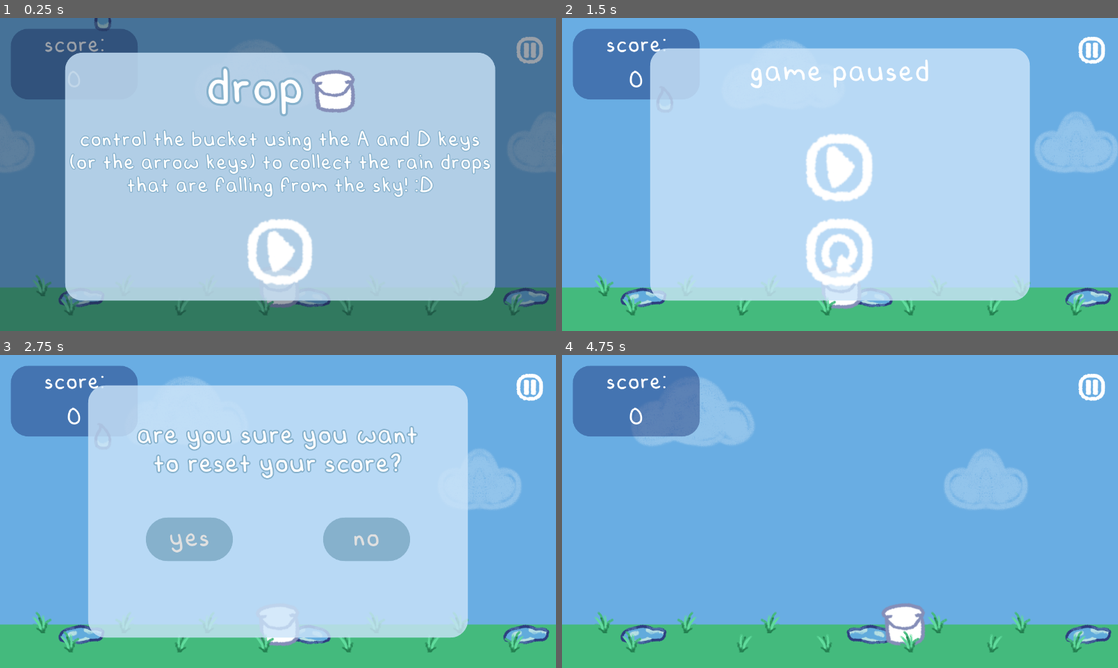
Above: before the commit, frames 1-4 (two rows, left to right).
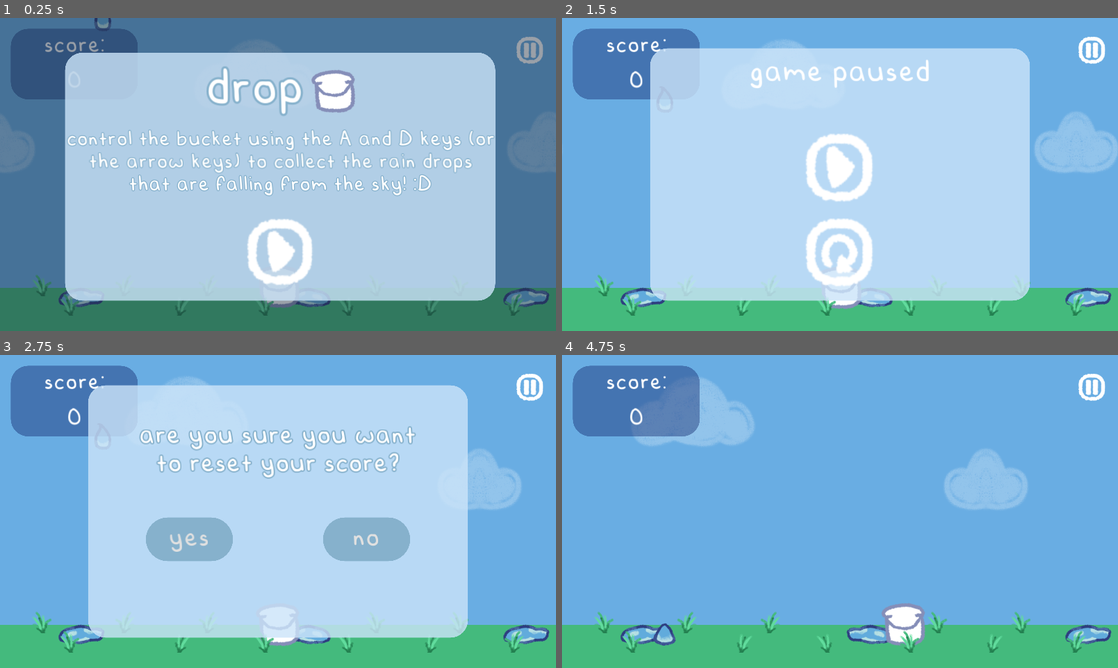
Above: after the commit, the same moments.

Repository: wutdahack/Drop
Game: Godot game, scene res://scenes/game/Game.tscn
Same seed, same stepped clock (60 frames per second), same inputs: the game is played once before the commit and once after it. Before the commit the project starts from res://scenes/Game.tscn. Sound files missing from this copy of the repository are replaced by a short silence.
Inputs (mouse positions are in pixels of both pictures, inside the frame that each line leads up to):
- Up to frame 1 (0.25 s): no input
- Up to frame 2 (1.5 s): click (840, 252) at 0.5 s; click (1090, 49) at 1.25 s
- Up to frame 3 (2.75 s): click (278, 589) at 2 s
- Up to frame 4 (4.75 s): click "yes" at 2.75 s; hold Right (move_right) 3.53-4.28 s; hold Left (move_left) from 4.28 s (still down)

The runs differ from the first frame. In frame 1, 4.7% of the frame differs, in the area x 0-100%, y 6-91%; in frame 2, 0.3%; in frame 3, 2.4%; in frame 4, 0.5%.

Commit message:
adding animations for bucket and rain drop
organised files better i think and maybe improved code readability (probably)

Diff:
--- a/project.godot
+++ b/project.godot
@@ -12,45 +12,28 @@
 "base": "KinematicBody2D",
 "class": "CollectsWater",
 "language": "GDScript",
-"path": "res://scripts/CollectsWater.gd"
-}, {
-"base": "Node2D",
-"class": "Game",
-"language": "GDScript",
-"path": "res://scripts/Game.gd"
-}, {
-"base": "Area2D",
-"class": "RainDrop",
-"language": "GDScript",
-"path": "res://scripts/RainDrop.gd"
-}, {
-"base": "Node2D",
-"class": "SkyBase",
-"language": "GDScript",
-"path": "res://scripts/SkyBase.gd"
+"path": "res://scripts/water_collectors/CollectsWater.gd"
 } ]
 _global_script_class_icons={
-"CollectsWater": "",
-"Game": "",
-"RainDrop": "",
-"SkyBase": ""
+"CollectsWater": ""
 }
 
 [application]
 
 config/name="Drop"
-run/main_scene="res://scenes/Game.tscn"
+run/main_scene="res://scenes/game/Game.tscn"
 config/icon="res://assets/textures/bucket/bucket.png"
 
 [autoload]
 
-GlobalVariables="*res://scripts/GlobalVariables.gd"
+GlobalVariables="*res://scripts/game/GlobalVariables.gd"
 
 [display]
 
 window/size/width=1280
 window/size/height=720
-window/size/resizable=false
+window/stretch/mode="2d"
+window/stretch/aspect="keep"
 
 [input]
 
--- a/scenes/Bucket.tscn
+++ /dev/null
@@ -1,19 +0,0 @@
-[gd_scene load_steps=4 format=2]
-
-[ext_resource path="res://assets/textures/bucket/bucket.png" type="Texture" id=1]
-[ext_resource path="res://scripts/Bucket.gd" type="Script" id=2]
-
-[sub_resource type="CapsuleShape2D" id=1]
-radius = 35.5
-height = 26.0
-
-[node name="Bucket" type="KinematicBody2D"]
-collision_mask = 6
-script = ExtResource( 2 )
-
-[node name="Sprite" type="Sprite" parent="."]
-texture = ExtResource( 1 )
-
-[node name="CollisionShape2D" type="CollisionShape2D" parent="."]
-rotation = 3.14159
-shape = SubResource( 1 )
--- a/scenes/RainDrop.tscn
+++ /dev/null
@@ -1,28 +0,0 @@
-[gd_scene load_steps=5 format=2]
-
-[ext_resource path="res://assets/textures/rain_drops/drop.png" type="Texture" id=1]
-[ext_resource path="res://scripts/RainDrop.gd" type="Script" id=2]
-[ext_resource path="res://assets/sounds/drop.mp3" type="AudioStream" id=3]
-
-[sub_resource type="CapsuleShape2D" id=1]
-radius = 14.0
-height = 30.0
-
-[node name="RainDrop" type="Area2D"]
-collision_layer = 2
-collision_mask = 5
-script = ExtResource( 2 )
-
-[node name="Sprite" type="Sprite" parent="."]
-texture = ExtResource( 1 )
-
-[node name="CollisionShape2D" type="CollisionShape2D" parent="."]
-rotation = 3.14159
-shape = SubResource( 1 )
-
-[node name="DropSound" type="AudioStreamPlayer" parent="."]
-stream = ExtResource( 3 )
-pitch_scale = 0.9
-
-[connection signal="body_entered" from="." to="." method="_on_RainDrop_collected"]
-[connection signal="finished" from="DropSound" to="." method="_on_DropSound_finished"]
--- /dev/null
+++ b/scenes/drops/RainDrop.tscn
@@ -0,0 +1,48 @@
+[gd_scene load_steps=11 format=2]
+
+[ext_resource path="res://assets/textures/rain_drops/drop/drop.png" type="Texture" id=1]
+[ext_resource path="res://assets/sounds/drop.mp3" type="AudioStream" id=2]
+[ext_resource path="res://assets/textures/rain_drops/drop/rain_drop_soak0004.png" type="Texture" id=3]
+[ext_resource path="res://assets/textures/rain_drops/drop/rain_drop_soak0002.png" type="Texture" id=4]
+[ext_resource path="res://assets/textures/rain_drops/drop/rain_drop_soak0003.png" type="Texture" id=5]
+[ext_resource path="res://scripts/drops/RainDrop.gd" type="Script" id=6]
+[ext_resource path="res://assets/textures/rain_drops/drop/rain_drop_soak0001.png" type="Texture" id=7]
+[ext_resource path="res://assets/textures/rain_drops/drop/rain_drop_soak0000.png" type="Texture" id=8]
+
+[sub_resource type="SpriteFrames" id=2]
+animations = [ {
+"frames": [ ExtResource( 1 ) ],
+"loop": true,
+"name": "normal",
+"speed": 10.0
+}, {
+"frames": [ ExtResource( 8 ), ExtResource( 7 ), ExtResource( 4 ), ExtResource( 5 ), ExtResource( 3 ) ],
+"loop": false,
+"name": "soak",
+"speed": 10.0
+} ]
+
+[sub_resource type="CapsuleShape2D" id=1]
+radius = 14.0
+height = 30.0
+
+[node name="RainDrop" type="Area2D"]
+collision_layer = 2
+collision_mask = 5
+script = ExtResource( 6 )
+
+[node name="AnimatedSprite" type="AnimatedSprite" parent="."]
+frames = SubResource( 2 )
+animation = "normal"
+
+[node name="CollisionShape2D" type="CollisionShape2D" parent="."]
+rotation = 3.14159
+shape = SubResource( 1 )
+
+[node name="DropSound" type="AudioStreamPlayer" parent="."]
+stream = ExtResource( 2 )
+pitch_scale = 0.9
+
+[connection signal="body_entered" from="." to="." method="_on_RainDrop_collected"]
+[connection signal="animation_finished" from="AnimatedSprite" to="." method="_on_AnimatedSprite_animation_finished"]
+[connection signal="finished" from="DropSound" to="." method="_on_DropSound_finished"]
--- a/scenes/Game.tscn
+++ b/scenes/game/Game.tscn
@@ -1,13 +1,13 @@
 [gd_scene load_steps=14 format=2]
 
-[ext_resource path="res://scripts/Game.gd" type="Script" id=1]
-[ext_resource path="res://assets/textures/background/grass_1.png" type="Texture" id=2]
-[ext_resource path="res://assets/sounds/rain.mp3" type="AudioStream" id=3]
-[ext_resource path="res://assets/textures/background/puddle_1.png" type="Texture" id=5]
-[ext_resource path="res://scripts/EasySky.gd" type="Script" id=6]
-[ext_resource path="res://scripts/Clouds.gd" type="Script" id=7]
-[ext_resource path="res://assets/textures/background/clouds640.png" type="Texture" id=8]
-[ext_resource path="res://scenes/HUD.tscn" type="PackedScene" id=9]
+[ext_resource path="res://scripts/background/Sky.gd" type="Script" id=1]
+[ext_resource path="res://scenes/hud/HUD.tscn" type="PackedScene" id=2]
+[ext_resource path="res://assets/textures/background/puddle_1.png" type="Texture" id=3]
+[ext_resource path="res://assets/sounds/rain.mp3" type="AudioStream" id=4]
+[ext_resource path="res://scripts/background/Clouds.gd" type="Script" id=5]
+[ext_resource path="res://assets/textures/background/grass_1.png" type="Texture" id=6]
+[ext_resource path="res://assets/textures/background/clouds.png" type="Texture" id=7]
+[ext_resource path="res://scripts/game/Game.gd" type="Script" id=8]
 
 [sub_resource type="Animation" id=3]
 length = 0.001
@@ -77,12 +77,12 @@
 0/z_index = 0
 
 [node name="Game" type="Node2D"]
-script = ExtResource( 1 )
+script = ExtResource( 8 )
 
 [node name="Scene" type="Node2D" parent="."]
 
 [node name="Sky" type="Node2D" parent="Scene"]
-script = ExtResource( 6 )
+script = ExtResource( 1 )
 
 [node name="Cloud" type="ParallaxBackground" parent="Scene/Sky"]
 pause_mode = 2
@@ -97,9 +97,9 @@
 [node name="CloudSprite" type="Sprite" parent="Scene/Sky/Cloud/ParallaxLayer"]
 self_modulate = Color( 1, 1, 1, 0.27451 )
 position = Vector2( -1280, 0 )
-texture = ExtResource( 8 )
+texture = ExtResource( 7 )
 centered = false
-script = ExtResource( 7 )
+script = ExtResource( 5 )
 
 [node name="AnimationPlayer" type="AnimationPlayer" parent="Scene/Sky/Cloud/ParallaxLayer/CloudSprite"]
 anims/RESET = SubResource( 3 )
@@ -146,8 +146,11 @@
 
 [node name="RainSound" type="AudioStreamPlayer" parent="."]
 pause_mode = 2
-stream = ExtResource( 3 )
+stream = ExtResource( 4 )
 volume_db = -5.0
 autoplay = true
 
-[node name="HUD" parent="." instance=ExtResource( 9 )]
+[node name="HUD" parent="." instance=ExtResource( 2 )]
+
+[node name="WaterCollectorPosition" type="Position2D" parent="."]
+position = Vector2( 640, 615 )
--- a/scenes/ConfirmationScreen.tscn
+++ b/scenes/hud/ConfirmationScreen.tscn
@@ -1,7 +1,7 @@
 [gd_scene load_steps=9 format=2]
 
 [ext_resource path="res://assets/fonts/Marshy 2.0.otf" type="DynamicFontData" id=1]
-[ext_resource path="res://scripts/ConfirmationScreen.gd" type="Script" id=2]
+[ext_resource path="res://scripts/hud/ConfirmationScreen.gd" type="Script" id=2]
 [ext_resource path="res://assets/themes/ButtonTheme.tres" type="Theme" id=3]
 
 [sub_resource type="StyleBoxFlat" id=1]
--- a/scenes/HUD.tscn
+++ b/scenes/hud/HUD.tscn
@@ -2,7 +2,7 @@
 
 [ext_resource path="res://assets/fonts/Marshy 2.0.otf" type="DynamicFontData" id=1]
 [ext_resource path="res://assets/textures/ui/pause_button.png" type="Texture" id=2]
-[ext_resource path="res://scripts/HUD.gd" type="Script" id=3]
+[ext_resource path="res://scripts/hud/HUD.gd" type="Script" id=3]
 
 [sub_resource type="StyleBoxFlat" id=6]
 bg_color = Color( 0.0627451, 0.145098, 0.419608, 0.415686 )
--- a/scenes/PauseScreen.tscn
+++ b/scenes/hud/PauseScreen.tscn
@@ -3,7 +3,7 @@
 [ext_resource path="res://assets/fonts/Marshy 2.0.otf" type="DynamicFontData" id=1]
 [ext_resource path="res://assets/textures/ui/restart_button.png" type="Texture" id=2]
 [ext_resource path="res://assets/textures/ui/play_button.png" type="Texture" id=3]
-[ext_resource path="res://scripts/PauseScreen.gd" type="Script" id=4]
+[ext_resource path="res://scripts/hud/PauseScreen.gd" type="Script" id=4]
 
 [sub_resource type="StyleBoxFlat" id=1]
 bg_color = Color( 0.796078, 0.894118, 0.976471, 0.807843 )
--- a/scenes/TitlePopup.tscn
+++ b/scenes/hud/TitlePopup.tscn
@@ -1,8 +1,8 @@
 [gd_scene load_steps=9 format=2]
 
-[ext_resource path="res://assets/textures/bucket/bucket.png" type="Texture" id=1]
-[ext_resource path="res://assets/fonts/Marshy 2.0.otf" type="DynamicFontData" id=2]
-[ext_resource path="res://scripts/TitlePopup.gd" type="Script" id=3]
+[ext_resource path="res://assets/fonts/Marshy 2.0.otf" type="DynamicFontData" id=1]
+[ext_resource path="res://assets/textures/bucket/bucket.png" type="Texture" id=2]
+[ext_resource path="res://scripts/hud/TitlePopup.gd" type="Script" id=3]
 [ext_resource path="res://assets/textures/ui/play_button.png" type="Texture" id=4]
 
 [sub_resource type="StyleBoxFlat" id=2]
--- /dev/null
+++ b/scenes/water_collectors/Bucket.tscn
@@ -0,0 +1,69 @@
+[gd_scene load_steps=7 format=2]
+
+[ext_resource path="res://assets/textures/bucket/bucket.png" type="Texture" id=1]
+[ext_resource path="res://scripts/water_collectors/Bucket.gd" type="Script" id=2]
+
+[sub_resource type="CapsuleShape2D" id=1]
+radius = 35.5
+height = 26.0
+
+[sub_resource type="Animation" id=3]
+resource_name = "Idle"
+loop = true
+tracks/0/type = "value"
+tracks/0/path = NodePath("Sprite:position")
+tracks/0/interp = 1
+tracks/0/loop_wrap = true
+tracks/0/imported = false
+tracks/0/enabled = true
+tracks/0/keys = {
+"times": PoolRealArray( 0 ),
+"transitions": PoolRealArray( 1 ),
+"update": 0,
+"values": [ Vector2( 0, 0 ) ]
+}
+
+[sub_resource type="Animation" id=2]
+resource_name = "Shake"
+tracks/0/type = "value"
+tracks/0/path = NodePath("Sprite:position")
+tracks/0/interp = 1
+tracks/0/loop_wrap = true
+tracks/0/imported = false
+tracks/0/enabled = true
+tracks/0/keys = {
+"times": PoolRealArray( 0, 0.2, 0.4, 0.6, 0.8, 1 ),
+"transitions": PoolRealArray( 1, 1, 1, 1, 1, 1 ),
+"update": 0,
+"values": [ Vector2( 0, 0 ), Vector2( 10, 0 ), Vector2( -10, 0 ), Vector2( 10, 0 ), Vector2( -10, 0 ), Vector2( 0, 0 ) ]
+}
+
+[sub_resource type="CapsuleShape2D" id=4]
+radius = 35.5
+height = 26.0
+
+[node name="Bucket" type="KinematicBody2D"]
+collision_mask = 6
+script = ExtResource( 2 )
+
+[node name="Sprite" type="Sprite" parent="."]
+texture = ExtResource( 1 )
+
+[node name="CollisionShape2D" type="CollisionShape2D" parent="."]
+rotation = 3.14159
+shape = SubResource( 1 )
+
+[node name="AnimationPlayer" type="AnimationPlayer" parent="."]
+anims/Idle = SubResource( 3 )
+anims/Shake = SubResource( 2 )
+
+[node name="RainDropChecker" type="Area2D" parent="."]
+collision_layer = 0
+collision_mask = 2
+
+[node name="CollisionShape2D" type="CollisionShape2D" parent="RainDropChecker"]
+rotation = 3.14159
+shape = SubResource( 4 )
+
+[connection signal="animation_finished" from="AnimationPlayer" to="." method="_on_AnimationPlayer_animation_finished"]
+[connection signal="area_entered" from="RainDropChecker" to="." method="_on_Bucket_Collect"]
--- a/scripts/Bucket.gd
+++ /dev/null
@@ -1 +0,0 @@
-extends CollectsWater
--- a/scripts/EasySky.gd
+++ /dev/null
@@ -1,4 +0,0 @@
-extends SkyBase
-
-func _ready():
-	colour = Color(0.41, 0.68, 0.89, 1)
--- a/scripts/GlobalVariables.gd
+++ /dev/null
@@ -1,13 +0,0 @@
-extends Node
-
-var collectedDrops: int = COLLECTED_DROPS_RESET
-const COLLECTED_DROPS_RESET: int = 0
-onready var game: Node2D = get_node_or_null("/root/Game") #get node or null over get node as no error occurs when loading a scene other game
-onready var scoreLabel: Label
-
-func updateScore():
-	scoreLabel.set_text(str(collectedDrops))
-
-func resetScore():
-	collectedDrops = COLLECTED_DROPS_RESET
-	updateScore()
--- a/scripts/HUD.gd
+++ /dev/null
@@ -1,16 +0,0 @@
-extends CanvasLayer
-
-onready var titlePopupScene: PackedScene = preload("res://scenes/TitlePopup.tscn")
-onready var titlePopup: Control = titlePopupScene.instance()
-onready var pauseScreenScene: PackedScene
-onready var pauseScreen: Node
-
-func _ready():
-	add_child(titlePopup)
-	move_child(titlePopup, get_child_count())
-
-func _on_PauseButton_pressed():
-	pauseScreenScene = load("res://scenes/PauseScreen.tscn") # load scene in signal so that the scene won't be null after it's deleted
-	pauseScreen = pauseScreenScene.instance()
-	add_child(pauseScreen)
-	get_tree().set_pause(true)
--- a/scripts/ConfirmationScreen.gd
+++ b/scripts/background/Sky.gd
@@ -1,11 +1,10 @@
-extends Control
+extends Node2D
 
-func _on_YesButton_pressed():
-	GlobalVariables.resetScore()
-	get_tree().set_pause(false)
-	queue_free()
+onready var screen: Rect2 = get_tree().get_root().get_visible_rect()
+onready var colour: Color
 
+func _ready() -> void:
+	colour = Color(0.41, 0.68, 0.89, 1) # a light blue
 
-func _on_NoButton_pressed():
-	get_tree().set_pause(false)
-	queue_free()
+func _draw() -> void:
+	draw_rect(Rect2(screen.position, screen.size), colour)
--- a/scripts/RainDrop.gd
+++ b/scripts/drops/RainDrop.gd
@@ -1,25 +1,31 @@
 extends Area2D
 
-class_name RainDrop
-
-onready var starting_pos: Vector2 = position
 var hasCollided: bool = false
 var speed: int = 250
+var wasCollected: bool = false
+const SPEED_RESET: int = 0
 
-func _physics_process(delta: float):
+func _physics_process(delta: float) -> void:
 	position.y += speed * delta
 
 func _on_RainDrop_collected(body: Node):
 	if (body is CollisionObject2D && body.get_collision_layer() == 1 && !hasCollided): # if on an item that can collect water's layer
 		$DropSound.play()
 		hasCollided = true
-		GlobalVariables.collectedDrops += 1
+		wasCollected = true
+		GlobalVariables.incrementScore()
 		GlobalVariables.updateScore()
+		hide()
 	elif (body is CollisionObject2D && body.get_collision_layer() == 4 && !hasCollided): # if on the ground layer
 		$DropSound.play()
+		$AnimatedSprite.play("soak")
 		hasCollided = true
-	hide()
+		speed = SPEED_RESET
+	set_deferred("monitorable", false) # set_deferred over set_monitorable since set_monitorable is blocked during signal
 
+func _on_AnimatedSprite_animation_finished():
+	queue_free()
 
 func _on_DropSound_finished():
-	queue_free()
+	if (wasCollected):
+		queue_free()
--- a/scripts/Game.gd
+++ b/scripts/game/Game.gd
@@ -1,17 +1,15 @@
 extends Node2D
 
-var rng: RandomNumberGenerator = RandomNumberGenerator.new()
-onready var rainDropScene: PackedScene = preload("res://scenes/RainDrop.tscn")
-onready var bucketScene: PackedScene = preload("res://scenes/Bucket.tscn")
+# onready variables are initialised after the ready method is called
+onready var rainDropScene: PackedScene = preload("res://scenes/drops/RainDrop.tscn")
+onready var bucketScene: PackedScene = preload("res://scenes/water_collectors/Bucket.tscn")
 onready var bucket: CollectsWater = bucketScene.instance()
 onready var screen: Rect2 = get_tree().get_root().get_visible_rect()
 onready var dropTimer: Timer = Timer.new()
+onready var rng: RandomNumberGenerator = RandomNumberGenerator.new()
+const TIMER_WAIT_TIME: float = 5.0
 
-# onready variables are initialised after the ready method is called
-
-class_name Game
-
-func _ready():
+func _ready() -> void:
 	setup_player(bucket)
 	GlobalVariables.scoreLabel = get_node("HUD/ScorePanel/VBoxContainer/ScoreNumText")
 	GlobalVariables.updateScore()
@@ -26,14 +24,16 @@
 	rainDrop.position.y = 0 # make the position the top of the screen
 	add_child(rainDrop)
 	move_child(rainDrop, $ExtraGrassFront.get_index()) # add raindrop behind the front grass
-	dropTimer.start(5.0)
+	dropTimer.start(TIMER_WAIT_TIME)
 
 func setup_player(var waterCollector: CollectsWater) -> void:
 	add_child_below_node($Scene, waterCollector)
-	waterCollector.position = Vector2(screen.size.x / 2, 615)
+	waterCollector.position = $WaterCollectorPosition.position
 
 func setupTimer() -> void:
 	add_child(dropTimer)
+
+	# warning-ignore:return_value_discarded
 	dropTimer.connect("timeout", self, "_on_AddDropTimer_timeout")
 
 func _on_AddDropTimer_timeout():
--- /dev/null
+++ b/scripts/game/GlobalVariables.gd
@@ -0,0 +1,15 @@
+extends Node
+
+onready var scoreLabel: Label
+onready var collectedDrops: int = COLLECTED_DROPS_RESET
+const COLLECTED_DROPS_RESET: int = 0
+
+func updateScore() -> void:
+	scoreLabel.set_text(str(collectedDrops))
+
+func resetScore() -> void:
+	collectedDrops = COLLECTED_DROPS_RESET
+	updateScore()
+
+func incrementScore() -> void:
+	collectedDrops += 1
--- a/scripts/SkyBase.gd
+++ b/scripts/hud/ConfirmationScreen.gd
@@ -1,9 +1,11 @@
-extends Node2D
+extends Control
 
-class_name SkyBase
+func _on_YesButton_pressed():
+	GlobalVariables.resetScore()
+	get_tree().set_pause(false)
+	queue_free()
 
-onready var screen: Rect2 = get_tree().get_root().get_visible_rect()
-var colour: Color
 
-func _draw():
-	draw_rect(Rect2(screen.position, screen.size), colour)
+func _on_NoButton_pressed():
+	get_tree().set_pause(false)
+	queue_free()
--- /dev/null
+++ b/scripts/hud/HUD.gd
@@ -0,0 +1,16 @@
+extends CanvasLayer
+
+onready var titlePopupScene: PackedScene = preload("res://scenes/hud/TitlePopup.tscn")
+onready var titlePopup: Control = titlePopupScene.instance()
+var pauseScreenScene: PackedScene
+var pauseScreen: Node
+
+func _ready() -> void:
+	add_child(titlePopup)
+	move_child(titlePopup, get_child_count())
+
+func _on_PauseButton_pressed():
+	pauseScreenScene = load("res://scenes/hud/PauseScreen.tscn") # load scene in signal so that the scene won't be null after it's deleted
+	pauseScreen = pauseScreenScene.instance()
+	add_child(pauseScreen)
+	get_tree().set_pause(true)
--- a/scripts/PauseScreen.gd
+++ b/scripts/hud/PauseScreen.gd
@@ -1,10 +1,10 @@
 extends Control
 
-onready var confirmationScreenScene: PackedScene
-onready var confirmationScreen: Control
+var confirmationScreenScene: PackedScene
+var confirmationScreen: Control
 
 func _on_ResetButton_pressed():
-	confirmationScreenScene = load("res://scenes/ConfirmationScreen.tscn")
+	confirmationScreenScene = load("res://scenes/hud/ConfirmationScreen.tscn")
 	confirmationScreen = confirmationScreenScene.instance()
 	get_parent().add_child(confirmationScreen)
 	queue_free()
--- a/scripts/TitlePopup.gd
+++ b/scripts/hud/TitlePopup.gd
@@ -1,6 +1,6 @@
 extends Control
 
-func _ready():
+func _ready() -> void:
 	get_tree().set_pause(true)
 
 func _on_PlayButton_pressed():
--- /dev/null
+++ b/scripts/water_collectors/Bucket.gd
@@ -0,0 +1,8 @@
+extends CollectsWater
+
+func _on_Bucket_Collect(_area: Area2D):
+	$AnimationPlayer.play("Shake")
+
+func _on_AnimationPlayer_animation_finished(anim_name: String):
+	if (anim_name == "Shake"):
+		$AnimationPlayer.play("Idle")
--- a/scripts/CollectsWater.gd
+++ b/scripts/water_collectors/CollectsWater.gd
@@ -6,6 +6,7 @@
 var velocity: Vector2 = Vector2.ZERO
 var speed: int = 400
 var gravity: int = 35
+const NO_SPEED: int = 0
 
 func _physics_process(_delta: float) -> void:
 
@@ -14,7 +15,7 @@
 	elif Input.is_action_pressed("move_right"):
 		velocity.x = lerp(velocity.x, speed, 0.2)
 	else:
-		velocity.x = lerp(velocity.x, 0, 0.2) # lerp makes the item gradually stop
+		velocity.x = lerp(velocity.x, NO_SPEED, 0.2) # lerp makes the item gradually stop
 
 	velocity.y += gravity
 
Renamed: assets/textures/background/clouds640.png -> assets/textures/background/clouds.png
Renamed: assets/textures/rain_drops/drop.png -> assets/textures/rain_drops/drop/drop.png
Binary file added: assets/textures/rain_drops/drop/rain_drop_soak0000.png
Binary file added: assets/textures/rain_drops/drop/rain_drop_soak0001.png
Binary file added: assets/textures/rain_drops/drop/rain_drop_soak0002.png
Binary file added: assets/textures/rain_drops/drop/rain_drop_soak0003.png
Binary file added: assets/textures/rain_drops/drop/rain_drop_soak0004.png
Not shown: 2 places in scenes/game/Game.tscn that only renumber resources
Not shown: 3 places in scenes/hud/TitlePopup.tscn that only renumber resources
Renamed: scripts/Clouds.gd -> scripts/background/Clouds.gd
Not shown, changed: assets/krita/water drop.kra
Not shown, removed: assets/textures/background/clouds640.png~
(and 3 more such lines)
